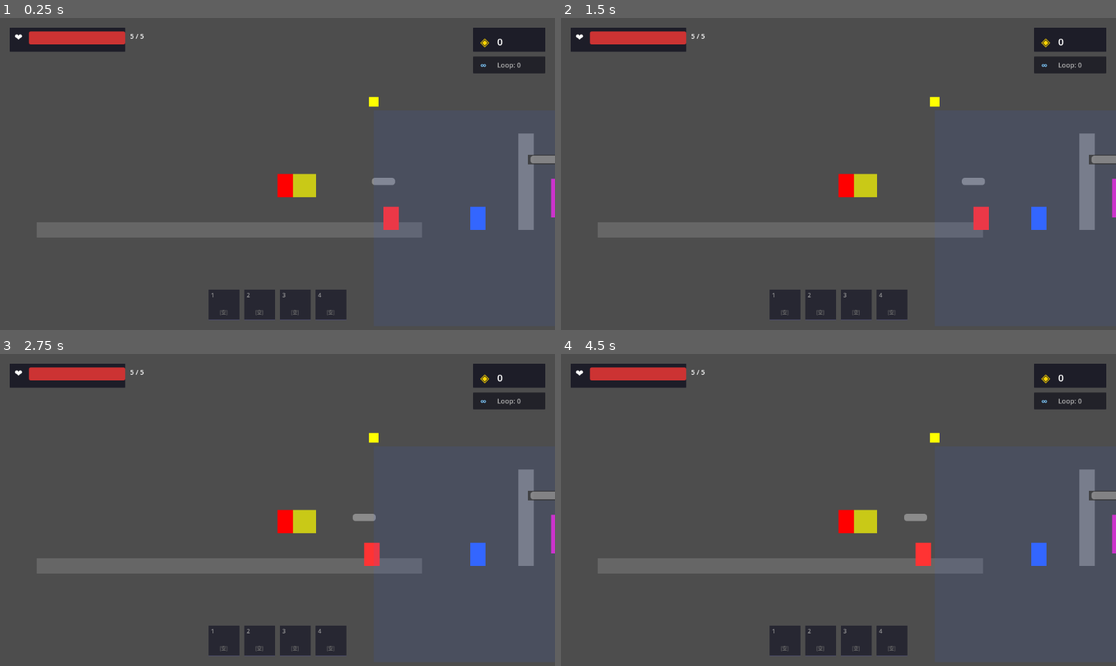
Above: before the commit, frames 1-4 (two rows, left to right).
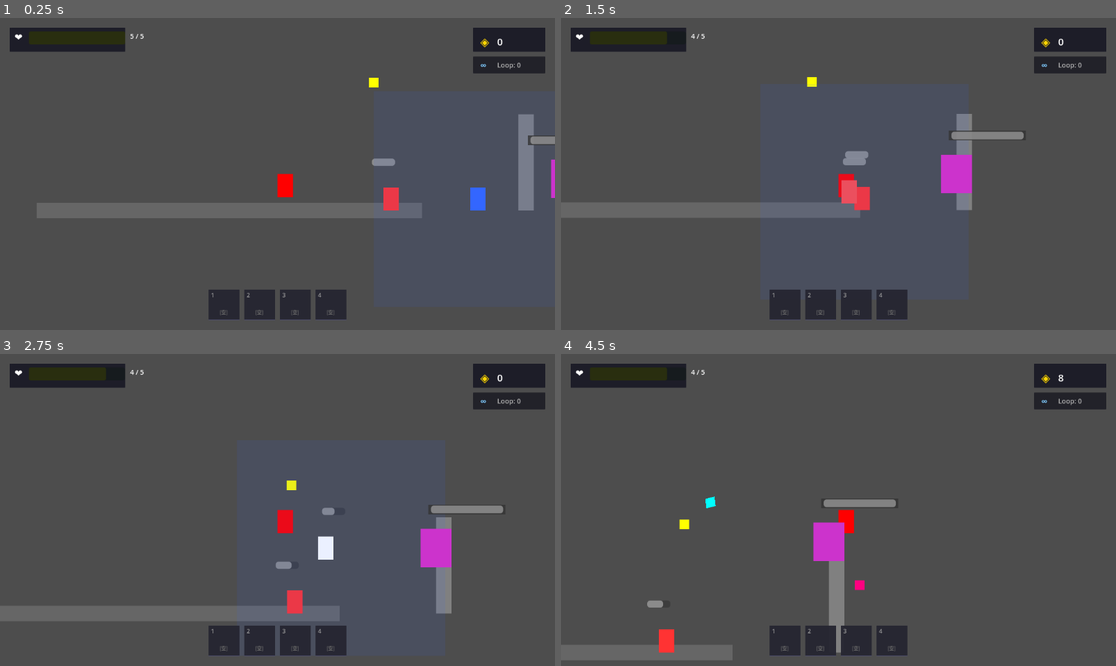
Above: after the commit, the same moments.

Repository: qq554597352/infinity-exe
Game: Godot game, scene res://scenes/levels/test_level.tscn
Two runs of this game, one before a commit and one after it. Both use one fixed random seed, a clock stepped at 60 frames per second and the inputs below.
Inputs:
- Up to frame 1 (0.25 s): no input
- Up to frame 2 (1.5 s): hold Space (jump) 0.53-1.28 s; hold D (move_right) from 0.53 s (still down); tap J (attack) at 0.6 s; tap Space (jump) at 1.35 s
- Up to frame 3 (2.75 s): tap Space (jump) at 1.52, 1.82 s; tap J (attack) at 1.55, 2.1 s; release D (move_right) at 2.03 s; hold A (move_left) from 2.03 s (still down); hold Space (jump) from 2.03 s (still down)
- Up to frame 4 (4.5 s): release A (move_left) at 2.78 s; release Space (jump) at 2.78 s; hold D (move_right) 2.78-4.28 s; tap E (grapple) at 2.85 s; tap Space (jump) at 3.02, 3.32, 4.35 s; tap J (attack) at 3.05, 3.6 s; hold Space (jump) 3.53-4.28 s; hold A (move_left) from 4.28 s (still down)

The runs differ from the first frame. In frame 1, 8.7% of the frame differs, in the area x 5-100%, y 4-71%; in frame 2, 10%; in frame 3, 11%, in the area x 0-100%, y 4-86%; in frame 4, 9.4%.
Error before the commit: Parse Error: Identifier "AudioManager" not declared in the current scope. (res://scripts/player/player_controller.gd:82)

Commit message:
fix: Use lazy loading for AudioManager reference

Diff:
--- a/scripts/player/player_controller.gd
+++ b/scripts/player/player_controller.gd
@@ -45,6 +45,14 @@
 	attack_effect.visible = false
 	add_to_group("player")
 
+# ============ 音效辅助方法 ============
+
+func _play_sound(sound_name: String) -> void:
+	# 懒加载 AudioManager
+	var audio_manager = get_node_or_null("/root/AudioManager")
+	if audio_manager and audio_manager.has_method("play_sfx"):
+		audio_manager.play_sfx(sound_name)
+
 func _physics_process(delta: float) -> void:
 	if is_grappling:
 		_grapple_update(delta)
@@ -79,19 +87,16 @@
 		if is_on_floor():
 			velocity.y = jump_force
 			jump_count = 1
-			if AudioManager:
-				AudioManager.play_jump()
+			_play_sound("jump")
 		elif on_wall:
 			velocity.y = jump_force
 			velocity.x = wall_dir.x * speed * 1.5
 			jump_count = 1
-			if AudioManager:
-				AudioManager.play_jump()
+			_play_sound("jump")
 		elif jump_count < max_jumps:
 			velocity.y = jump_force
 			jump_count += 1
-			if AudioManager:
-				AudioManager.play_jump()
+			_play_sound("jump")
 
 	if Input.is_action_just_pressed("grapple"):
 		_try_start_grapple()
@@ -126,8 +131,7 @@
 func die() -> void:
 	print("玩家死亡！")
 
-	if AudioManager:
-		AudioManager.play_death()
+	_play_sound("death")
 
 	GameManager.player_died()
 
@@ -160,8 +164,7 @@
 	_attempt_damage()
 
 	# 播放攻击音效
-	if AudioManager:
-		AudioManager.play_attack()
+	_play_sound("attack")
 
 	await get_tree().create_timer(0.2).timeout
 	can_attack = true
@@ -224,8 +227,7 @@
 	is_dashing = true
 	invincible = true
 
-	if AudioManager:
-		AudioManager.play_skill()
+	_play_sound("skill")
 
 	var dash_dir := Vector2.RIGHT * facing_direction
 	velocity = dash_dir * 800
@@ -241,8 +243,7 @@
 
 # 弹幕格挡
 func bullet_bloom() -> void:
-	if AudioManager:
-		AudioManager.play_skill()
+	_play_sound("skill")
 
 	# 创建格挡特效
 	var enemies = get_tree().get_nodes_in_group("enemies")
@@ -254,8 +255,7 @@
 
 # 紧急闪避
 func evasion_protocol() -> void:
-	if AudioManager:
-		AudioManager.play_skill()
+	_play_sound("skill")
 
 	invincible = true
 	var blink_dir := Vector2.RIGHT * facing_direction
